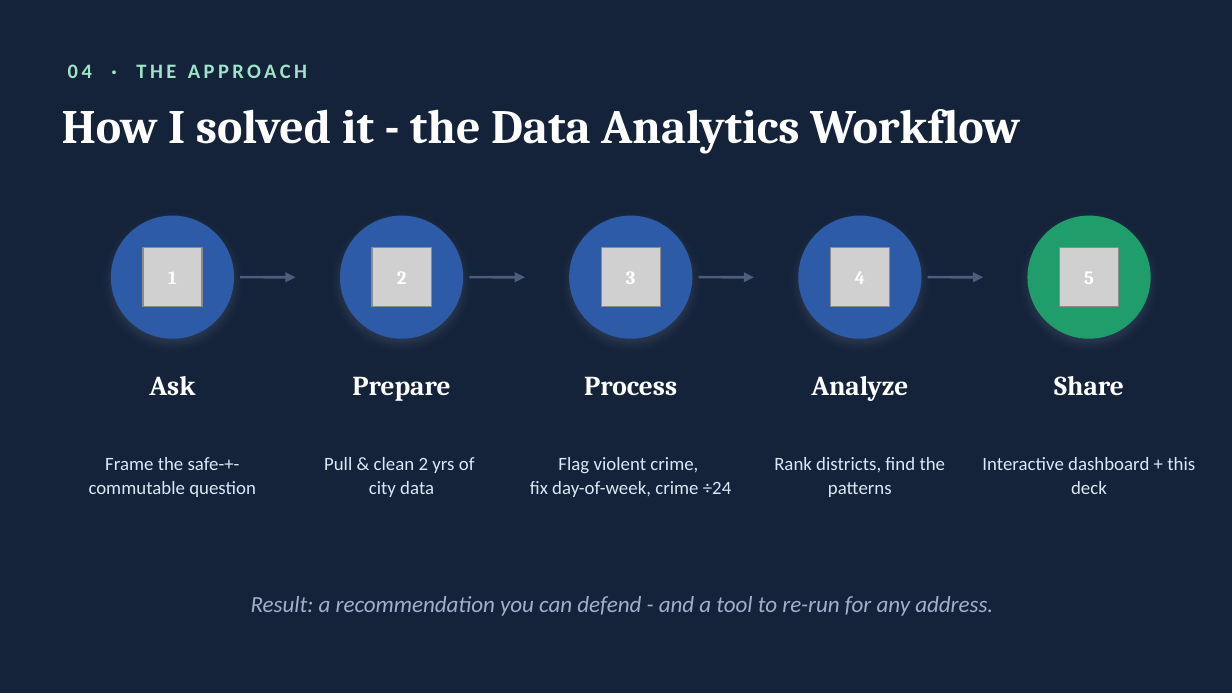
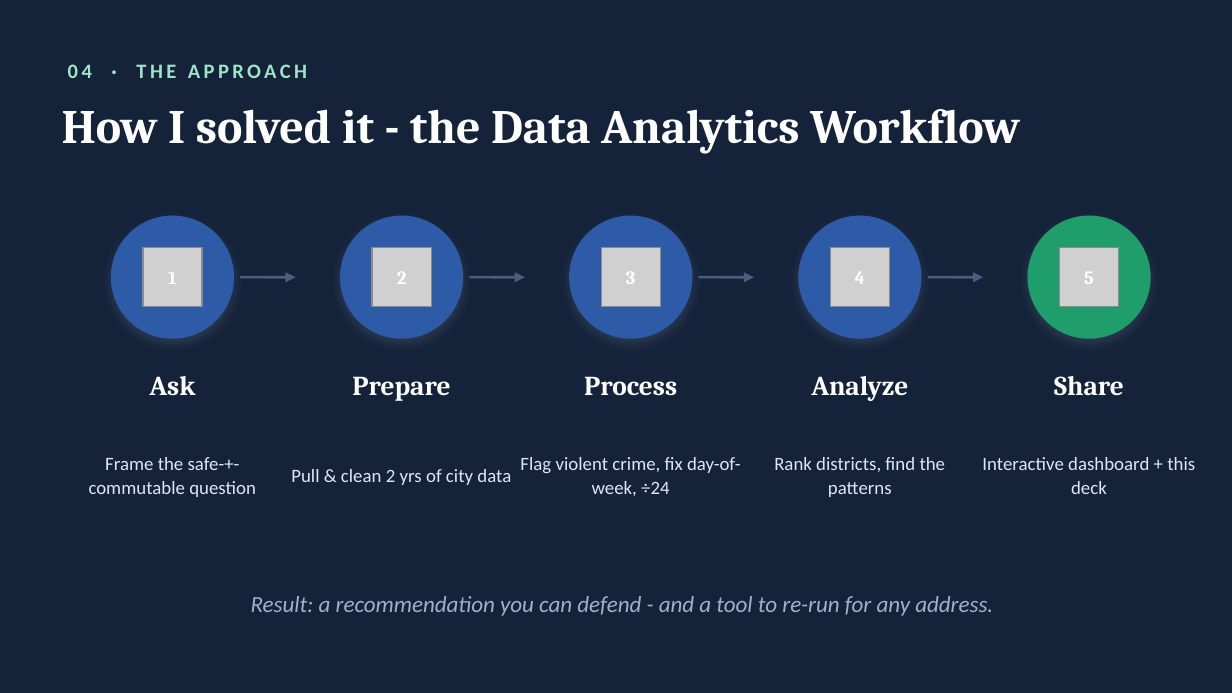
Before and after one commit to techwithvictoria/chicago-crime-dashboard, a slide deck: slide 5 of Chicago_Safety_Relocation.pptx. Drawn at 1232x693 pixels with LibreOffice and Linux fonts; fonts in the diff are those of the drawing; grey boxes stand for pictures. Boxes give left, top, right and bottom in pixels: in the first picture for what was removed or moved away, otherwise in the second. Text is boxed around its words. In the diff, an @@ line names an element or a change of style, - is before the commit and + after.

```diff
--- a/Chicago_Safety_Relocation.pptx
+++ b/Chicago_Safety_Relocation.pptx
@@ text "Pull & clean 2 yrs ..." rewrapped from [324,457,475,497] to [291,469,511,485] @@
@@ text at [520,457,740,496]: text changed @@
-Flag violent crime,
-fix day-of-week, crime ÷24
+Flag violent crime, fix day-of-week, ÷24
```
Also in this commit, not shown: 4 other slides changed, 3 slides added, 1 slide removed.
